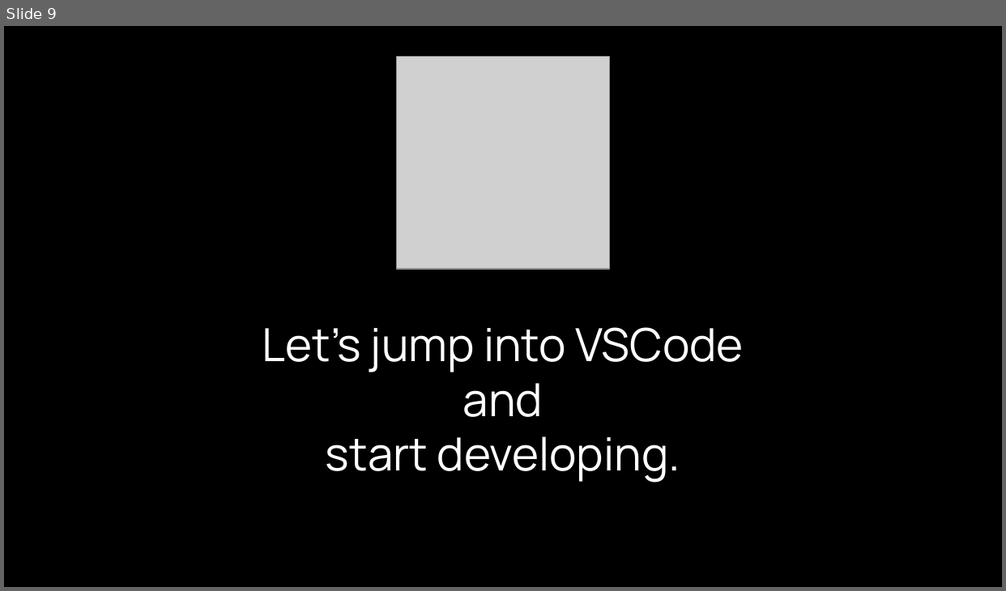
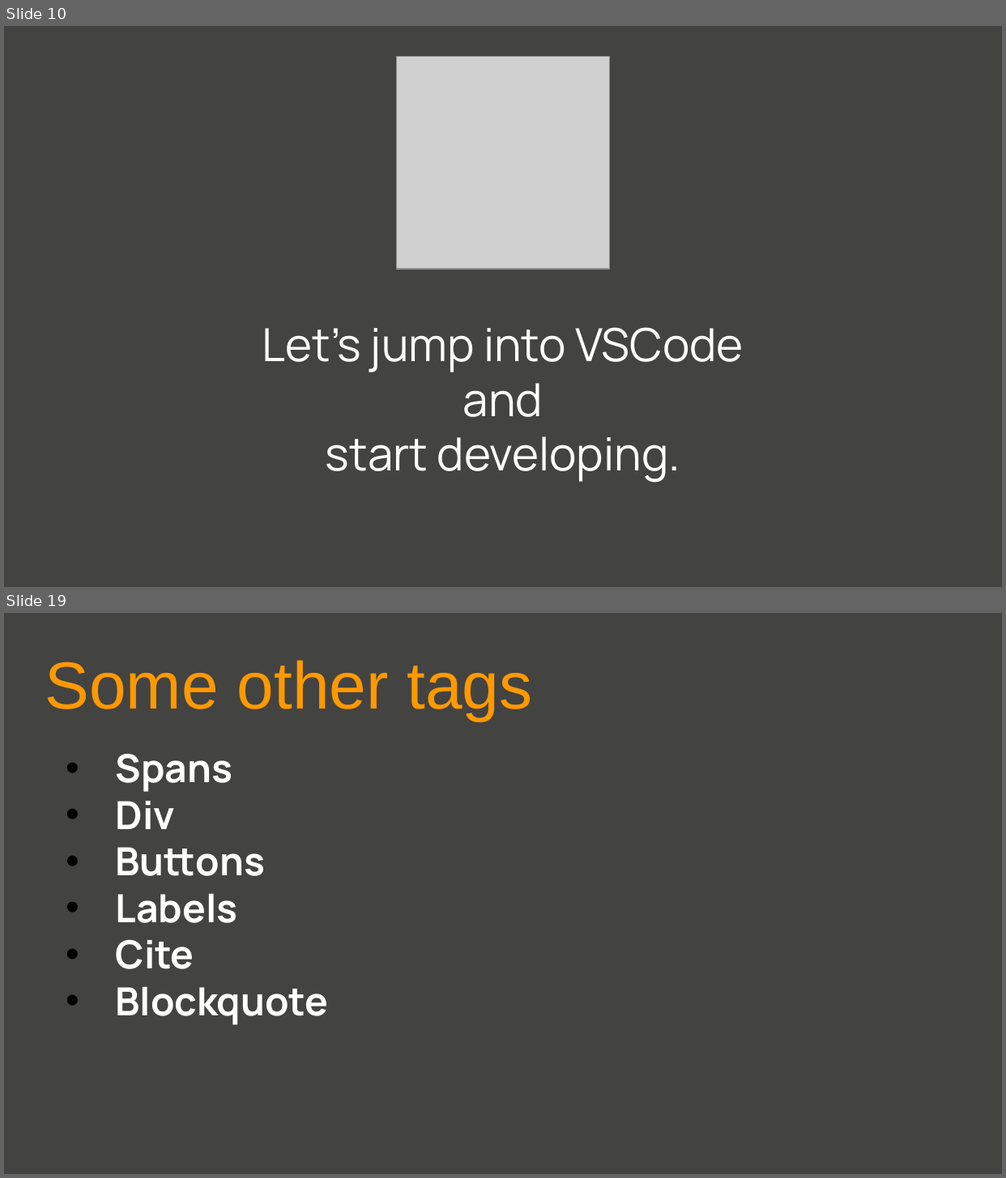
Before and after one commit to GaganSharmaGitHub/GirlScript-Education-Outreach-2-WebDev, a slide deck: Day1/WEBDEVwithGaganDay1.pptx. Shown one above the other, each under a label of ours: slide 9 before the commit, slides 10 and 19 after it; the slides between them are not shown. The pictures are 1006x591 and 1006x1178 pixels, drawn with LibreOffice and Linux fonts; fonts in the diff are those of the drawing; grey boxes stand for pictures. Boxes give left, top, right and bottom in pixels: in the first picture for what was removed or moved away, otherwise in the second. Text is boxed around its words. In the diff, an @@ line names an element or a change of style, - is before the commit and + after.

```diff
--- a/Day1/WEBDEVwithGaganDay1.pptx
+++ b/Day1/WEBDEVwithGaganDay1.pptx
@@ slide 19 added at <box>4,613,1002,1174</box>, background #434342 @@
@@ text added at <box>44,660,532,721</box>, 48 pt, text #FF9900 @@
+Some other tags
@@ text added at <box>116,754,328,1025</box>, 28 pt, text #FFFFFF, bold @@
+• Spans
+• Div
+• Buttons
+• Labels
+• Cite
+• Blockquote
@@ what was slide 9 is now slide 10 @@
@@ slide 10 changed as well @@
@@ background #000000 to #434342 @@
```
Also in this commit, not shown: 7 other slides changed, 36 other slides added, 2 other files.
